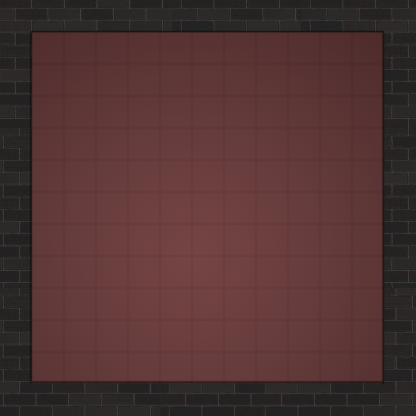
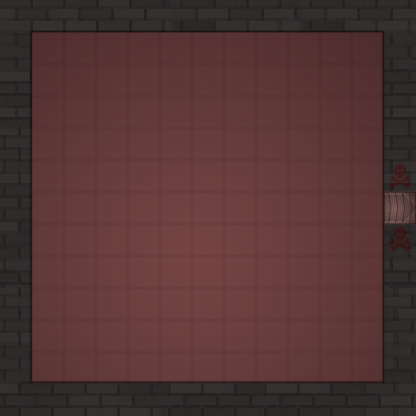
Revision of a layered w=416, h=416 image; what changed, layer by layer:
added layer "8719-200 copy" (overlay, 42%) above "8719-200" over [390, 227, 410, 252]
added layer "8719-200" (overlay, 42%) above "Layer 4 copy 7" over [390, 164, 410, 189]
painted on "Layer 4 copy 7" over [0, 0, 416, 416]
painted on "Layer 3" over [382, 190, 416, 226]
added layer "Layer 7" above "Layer 6" over [384, 192, 416, 224]
